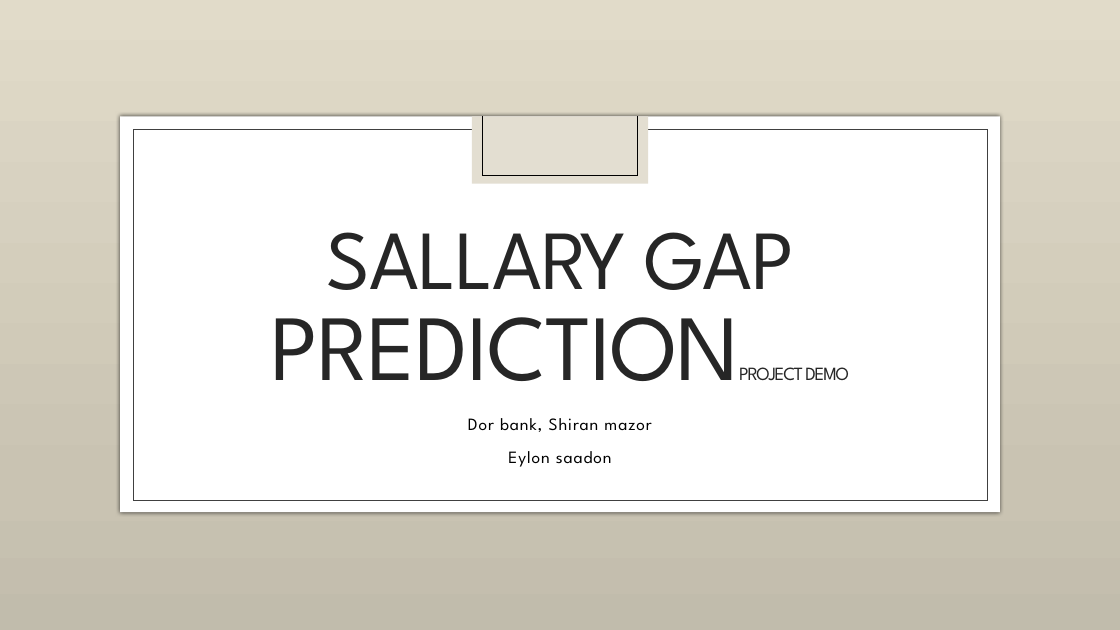
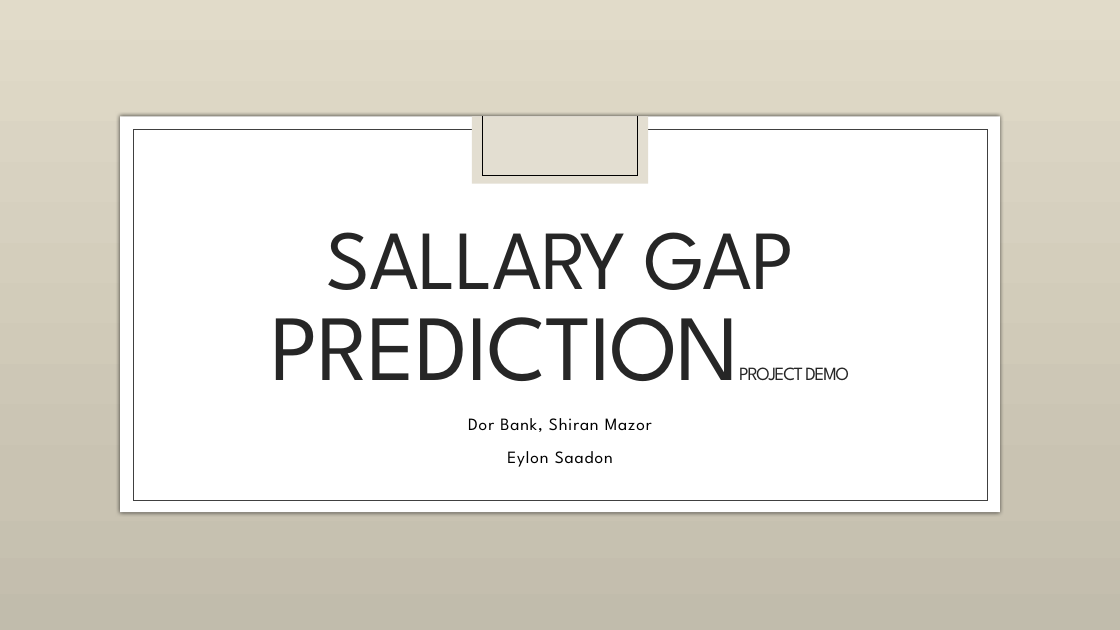
Before and after one commit to EylonSaadon/DataScienceWorkShop, a slide deck: slide 1 of Sallary gap predictionfrom Project Demo.pptx. Drawn at 1120x630 pixels with LibreOffice and Linux fonts; fonts in the diff are those of the drawing; background and template pictures are left out. Boxes give left, top, right and bottom in pixels: in the first picture for what was removed or moved away, otherwise in the second. Text is boxed around its words. In the diff, an @@ line names an element or a change of style, - is before the commit and + after.

Commit message:
update demo presentation

```diff
--- a/Sallary gap predictionfrom Project Demo.pptx
+++ b/Sallary gap predictionfrom Project Demo.pptx
@@ subtitle at [468, 418, 652, 467]: text changed @@
-Dor bank, Shiran mazor
-Eylon saadon
+Dor Bank, Shiran Mazor
+Eylon Saadon
```
Also in this commit, not shown: 3 other slides changed.
